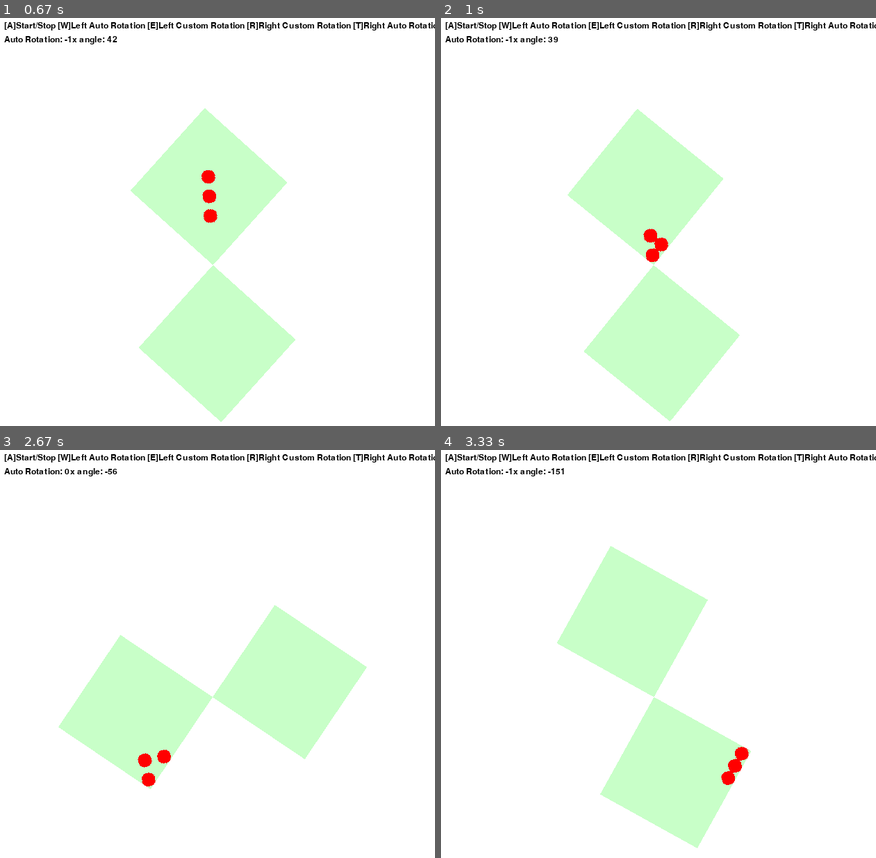
Above: before the commit, frames 1-4 (two rows, left to right).
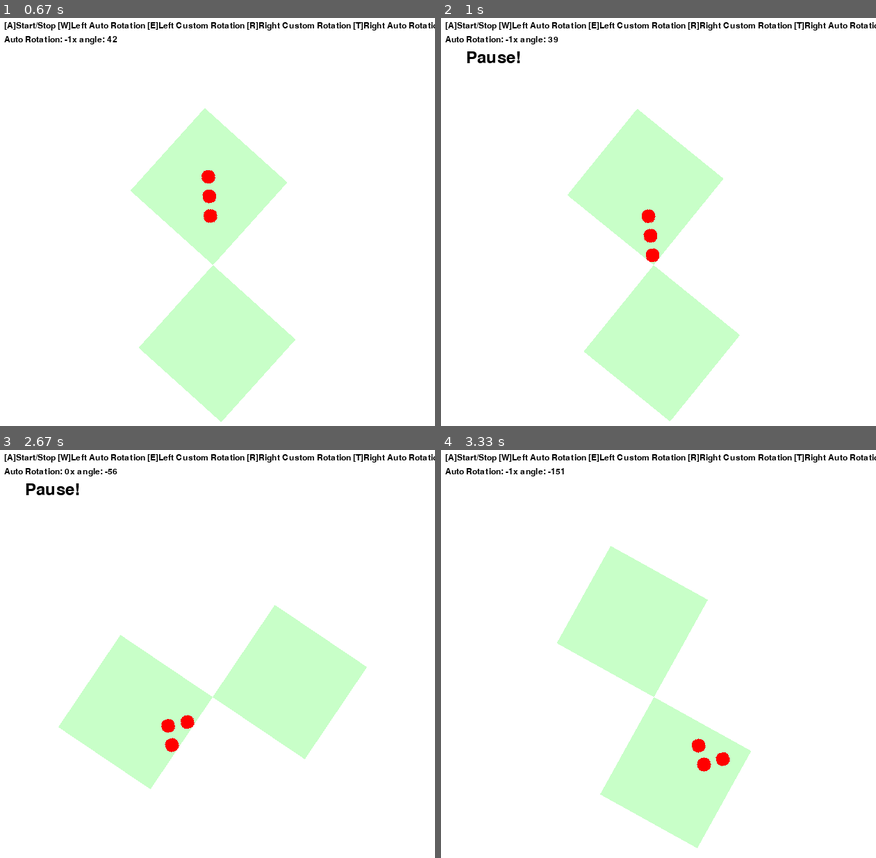
Above: after the commit, the same moments.

Repository: KadoProG/hourglass-python
Game: pygame game, started from run3.py
The game is run twice, just before and just after one commit, with the same random seed, the same clock (stepped at 60 frames per second) and the same inputs.
Inputs:
- Up to frame 1 (0.67 s): hold W from 0.33 s (still down)
- Up to frame 2 (1 s): release W at 0.8 s; hold A from 0.83 s (still down); tap T at 0.98 s
- Up to frame 3 (2.67 s): release A at 1.37 s; hold A 1.4-1.8 s; hold W 1.83-2.2 s; tap E at 1.98 s; hold A from 2.23 s (still down); tap T at 2.38 s
- Up to frame 4 (3.33 s): release A at 2.7 s; hold W 2.73-3.03 s; hold A from 3.07 s (still down); tap E at 3.22 s

Frame 1 is identical in both runs. In frame 2, 0.4% of the frame differs, in the area x 5-53%, y 8-58%; in frame 3, 0.7%, in the area x 5-45%, y 8-83%; in frame 4, 0.5%.

Commit message:
update ストップの動作を適用

Diff:
--- a/app/draws/draw_pygame.py
+++ b/app/draws/draw_pygame.py
@@ -25,7 +25,13 @@
         self.canvas = pygame.Surface(canvas_size, pygame.SRCALPHA)
 
     def draw(
-        self, upper_dots, lower_dots, angle: int, is_alerm: bool, auto_rotation: int
+        self,
+        upper_dots,
+        lower_dots,
+        angle: int,
+        is_alerm: bool,
+        auto_rotation: int,
+        is_paused: bool = False,
     ):
         # オブジェクトを描画
         pygame.draw.rect(self.canvas, GREEN, (0, 0, self.chamba_size, self.chamba_size))
@@ -90,6 +96,15 @@
             text_image = font.render(text, True, text_color)
             self.screen.blit(text_image, (50, 50))
 
+        if is_paused:
+            # フォントの設定
+            font = pygame.font.Font(None, 36)  # デフォルトフォント（サイズ36）
+            # テキストの設定
+            text = "Pause!"
+            text_color = (0, 0, 0)  # 黒色
+            text_image = font.render(text, True, text_color)
+            self.screen.blit(text_image, (50, 50))
+
         pygame.display.flip()  # 画面の更新
         self.clock.tick(60)
 
--- a/run3.py
+++ b/run3.py
@@ -11,6 +11,7 @@
     # ここで使用される変数の初期化
     angle = INIT_ANGLE
     pre_is_finish_falling = True
+    is_paused = False
     is_positive_cosine = math.sin((angle * math.pi) / 180) >= 0
     is_positive_sine = math.cos((angle * math.pi) / 180) >= 0
     auto_rotation = 0
@@ -19,6 +20,7 @@
     hourglass = HourGlass()
     drawPygame = DrawPygame()
     sound = Sound()
+    upperDots, lowerDots = [], []
 
     while True:
         # イベント処理
@@ -31,6 +33,12 @@
                     pygame.quit()
                     sys.exit()
                 if event.key == pygame.K_a:
+                    if is_paused:
+                        is_paused = False
+                    elif sound.is_playing():
+                        sound.stop()
+                    else:
+                        is_paused = True
                     sound.stop()
                 elif event.key == pygame.K_w:
                     auto_rotation -= 1
@@ -55,7 +63,8 @@
         hourglass.set_angle(angle)
 
         # 次のアニメーションを描写
-        upperDots, lowerDots, is_finish_falling = hourglass.next_frame()
+        if not is_paused:
+            upperDots, lowerDots, is_finish_falling = hourglass.next_frame()
 
         # 砂時計が落ちきったらアラームを鳴らす
         if not pre_is_finish_falling and is_finish_falling:
@@ -76,7 +85,9 @@
             is_positive_cosine = pre_is_positive_cosine
 
         # 描写
-        drawPygame.draw(upperDots, lowerDots, angle, sound.is_playing(), auto_rotation)
+        drawPygame.draw(
+            upperDots, lowerDots, angle, sound.is_playing(), auto_rotation, is_paused
+        )
         drawPygame.clock.tick(1 / FRAMERATE)
 
 
